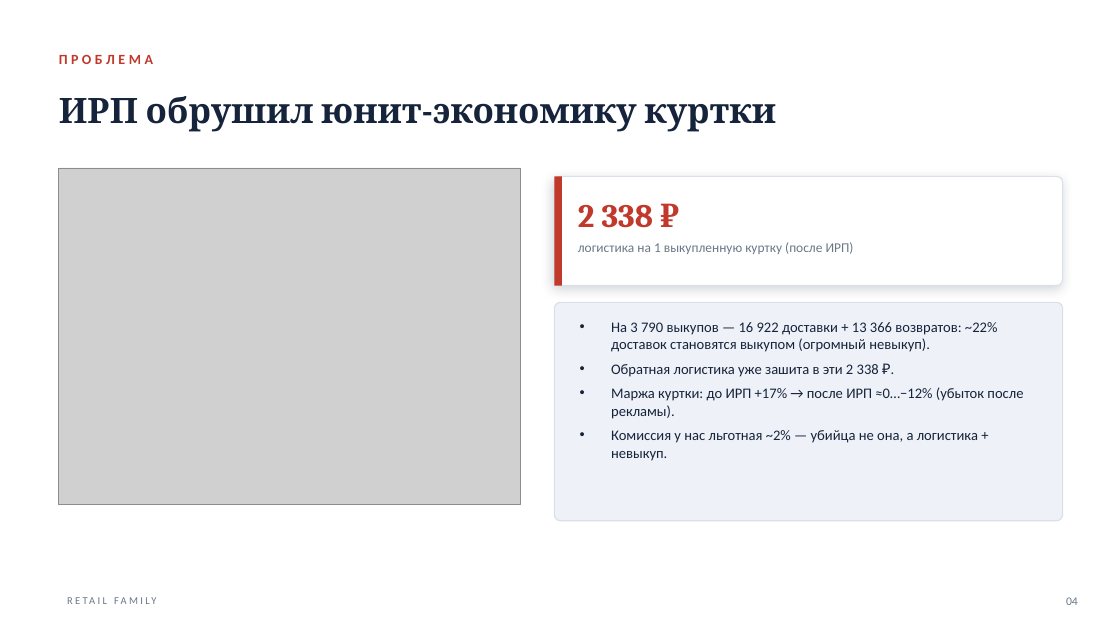
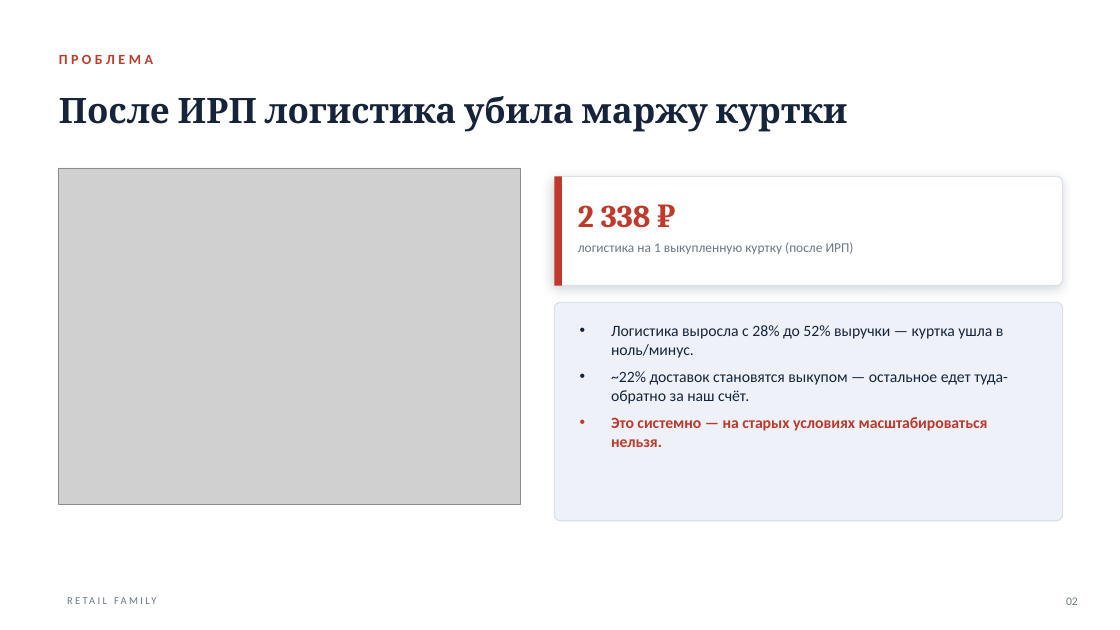
Before and after one commit to mopankratov-cmyk/finance-panel, a slide deck: slide 3 of docs/Retail-Family-Investor.pptx (slide 4 before the commit). Drawn at 1120x630 pixels with LibreOffice and Linux fonts; fonts in the diff are those of the drawing; grey boxes stand for pictures. Boxes give left, top, right and bottom in pixels: in the first picture for what was removed or moved away, otherwise in the second. Text is boxed around its words. In the diff, an @@ line names an element or a change of style, - is before the commit and + after.

```diff
--- a/docs/Retail-Family-Investor.pptx
+++ b/docs/Retail-Family-Investor.pptx
@@ text at bbox=[59, 96, 848, 132]: text changed @@
-ИРП обрушил юнит-экономику куртки
+После ИРП логистика убила маржу куртки
@@ text "2 338 ₽" at bbox=[578, 205, 651, 228]: size 28 to 27 pt @@
@@ text at bbox=[611, 325, 1008, 447]: text changed; size 12.5 to 13.5 pt @@
-• На 3 790 выкупов — 16 922 доставки + 13 366 возвратов: ~22% доставок становятся выкупом (огромный невыкуп).
-• Обратная логистика уже зашита в эти 2 338 ₽.
-• Маржа куртки: до ИРП +17% → после ИРП ≈0…−12% (убыток после рекламы).
-• Комиссия у нас льготная ~2% — убийца не она, а логистика + невыкуп.
+• Логистика выросла с 28% до 52% выручки — куртка ушла в ноль/минус.
+• ~22% доставок становятся выкупом — остальное едет туда-обратно за наш счёт.
+• Это системно — на старых условиях масштабироваться нельзя.
@@ text at bbox=[1066, 597, 1078, 605]: text changed @@
-04
+02
```
Also in this commit, not shown: 8 slides added, 12 slides removed, 2 other files.
